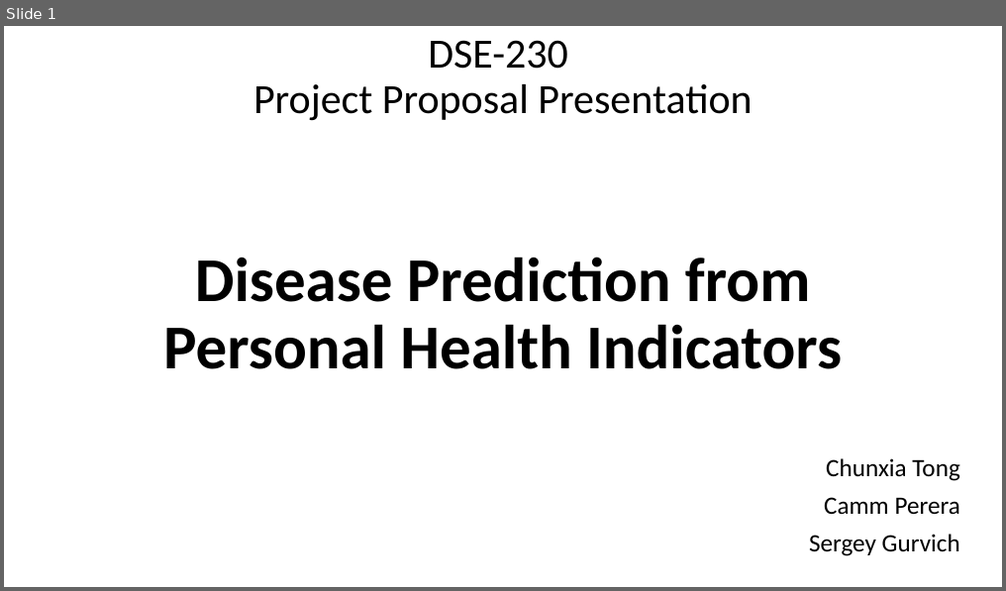
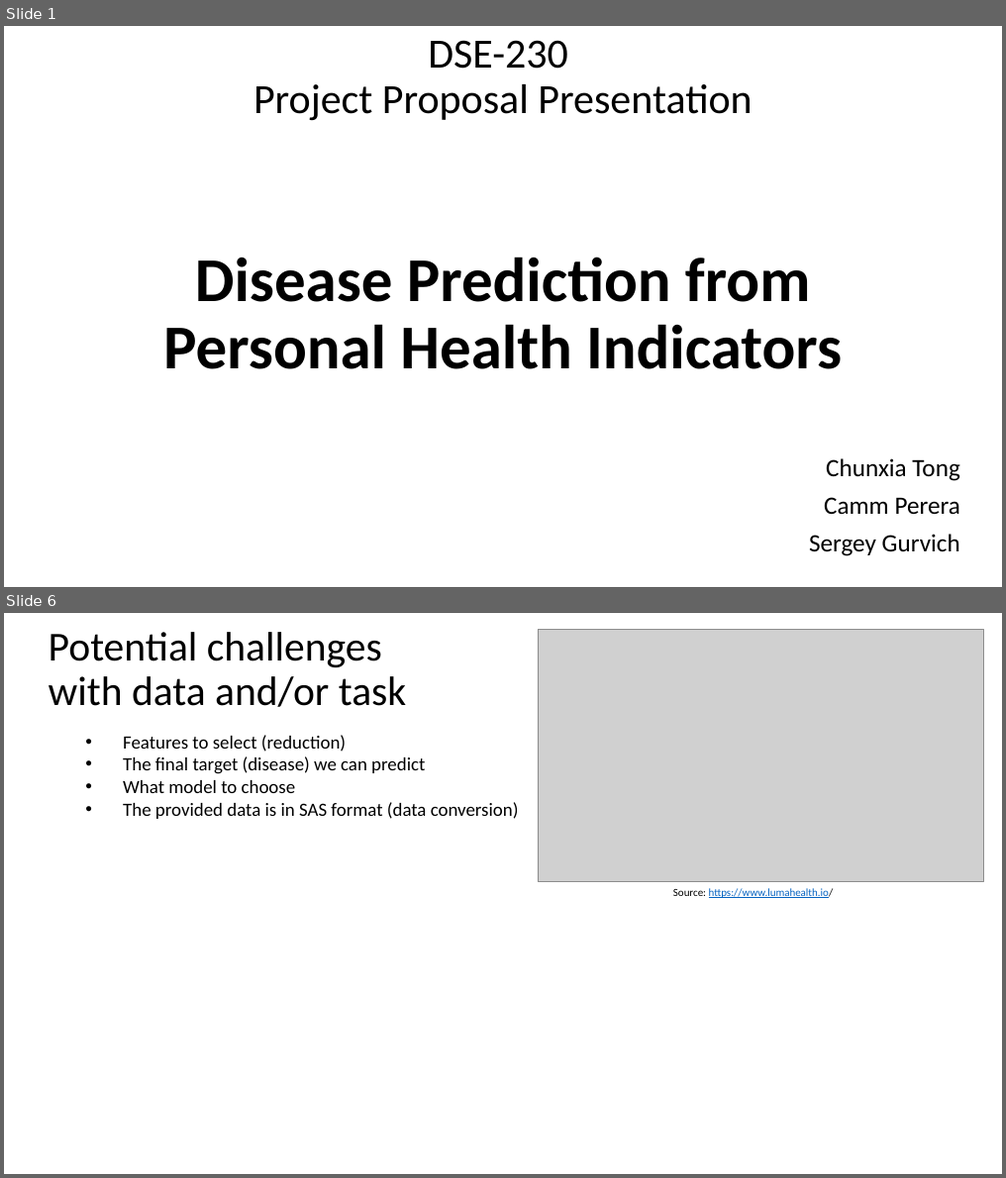
Before and after one commit to spring-camm-sergey/dse230, a slide deck: project_proposal.pptx. Shown one above the other, each under a label of ours: slide 1 before the commit, slides 1 and 6 after it; the slides between them are not shown. The pictures are 1006x591 and 1006x1178 pixels, drawn with LibreOffice and Linux fonts; fonts in the diff are those of the drawing; grey boxes stand for pictures; background and template pictures are left out. Boxes give left, top, right and bottom in pixels: in the first picture for what was removed or moved away, otherwise in the second. Text is boxed around its words. In the diff, an @@ line names an element or a change of style, - is before the commit and + after.

```diff
--- a/project_proposal.pptx
+++ b/project_proposal.pptx
@@ slide 6 added at (x1=4, y1=613, x2=1002, y2=1174), background #FFFFFF @@
@@ title added at (x1=49, y1=632, x2=406, y2=707), 39.6 pt, text #000000 @@
+Potential challenges with data and/or task
@@ picture added at (x1=538, y1=630, x2=984, y2=881) @@
@@ text added at (x1=123, y1=735, x2=519, y2=819), 18 pt, text #000000 @@
+  • Features to select (reduction)
+  • The final target (disease) we can predict
+  • What model to choose
+  • The provided data is in SAS format (data conversion)
@@ text added at (x1=673, y1=888, x2=834, y2=898), 10.5 pt, text #0563C1, underline @@
+Source: https://www.lumahealth.io/
```
Also in this commit, not shown: 2 slides changed, 2 other slides added, 1 other file.
